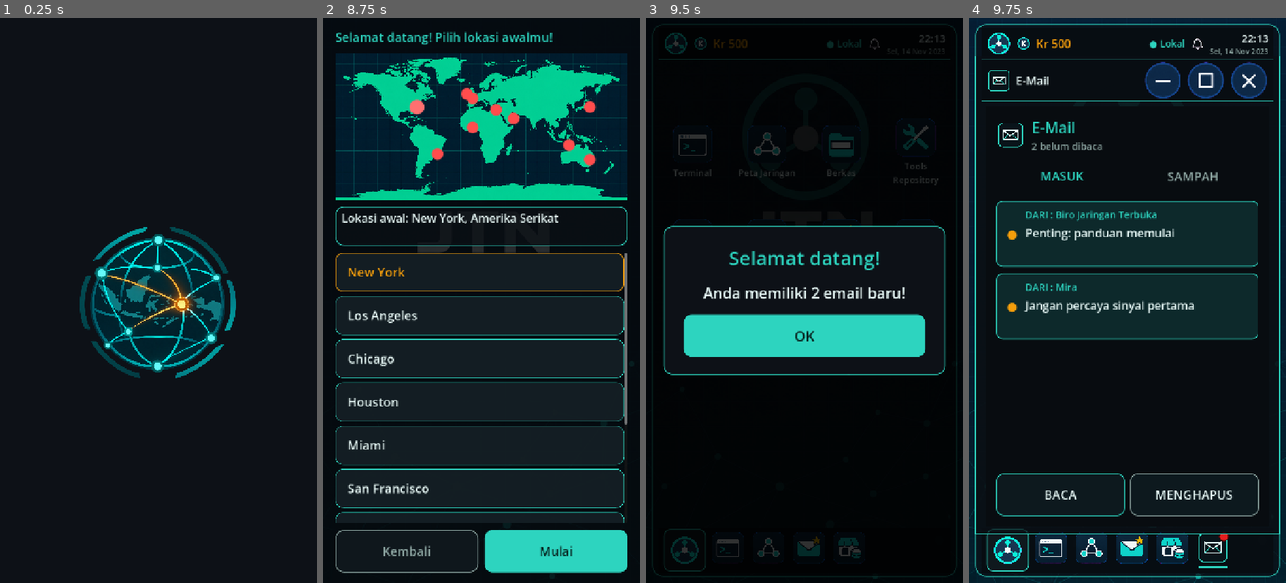
Above: before the commit, frames 1-4 (left to right).
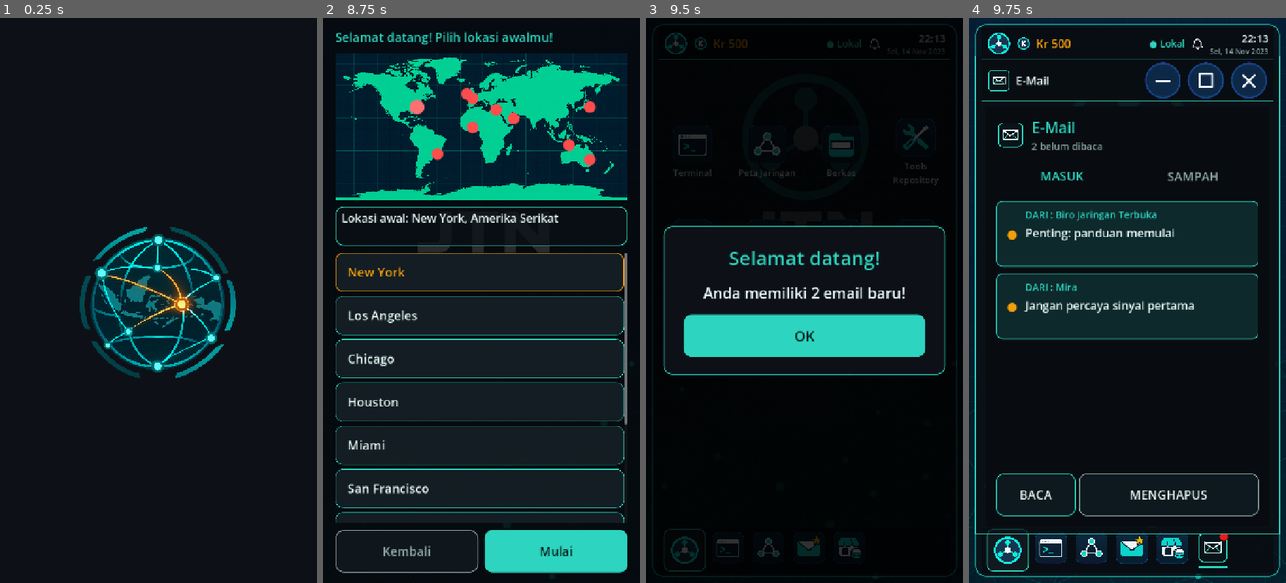
Above: after the commit, the same moments.

Repository: hadydaw/game-baru
Game: Godot game, scene res://scenes/main.tscn
Same seed, same stepped clock (60 frames per second), same inputs: the game is played once before the commit and once after it.
Inputs (mouse positions are in pixels of both pictures, inside the frame that each line leads up to):
- Up to frame 1 (0.25 s): no input
- Up to frame 2 (8.75 s): tap Enter at 0.5 s; move the mouse to (551, 272) at 0.52 s; click (551, 272) at 0.67 s; tap Space at 1.25 s; drag from (418, 328) to (465, 413) at 1.27 s; move the mouse to (513, 176) at 2.02 s; click (513, 176) at 2.17 s; click "> Sesi Baru" at 2.75 s; click "Lewati" at 3.5 s; click "●" at 4.25 s; click "●" at 5 s; click "●" at 5.75 s; click "●" at 6.5 s; click "New York" at 7.25 s; click "New York" at 8 s
- Up to frame 3 (9.5 s): click "Mulai" at 8.75 s
- Up to frame 4 (9.75 s): click "OK" at 9.5 s

Frames 1-3 are identical in both runs. In frame 4, 0.7% of the frame differs, in the area x 16-84%, y 80-89%.

Commit message:
Tutorial Misi 1: materi BELAJAR di email tahap, tombol email satu baris, konfirmasi hapus permanen
Co-Authored-By: Claude Haiku 5.5 <noreply@anthropic.com>
Claude-Session: https://claude.ai/code/session_011EntzauCRjaaLbaamXun78

Diff:
--- a/core/bahasa.gd
+++ b/core/bahasa.gd
@@ -66,7 +66,9 @@
 	"email.sampah": {"id": "SAMPAH", "en": "TRASH"},
 	"email.keluar": {"id": "KELUAR", "en": "BACK"},
 	"email.pulihkan": {"id": "PULIHKAN", "en": "RESTORE"},
-	"email.hapus_permanen": {"id": "HAPUS PERMANEN", "en": "DELETE FOREVER"},
+	"email.hapus_permanen": {"id": "HAPUS", "en": "DELETE"},
+	"email.konfirmasi_hapus_judul": {"id": "Hapus permanen?", "en": "Delete permanently?"},
+	"email.konfirmasi_hapus_isi": {"id": "Pesan ini akan dihapus permanen dan tidak bisa dipulihkan lagi.", "en": "This message will be deleted permanently and cannot be restored."},
 	"email.kosong": {"id": "Kotak masuk kosong.", "en": "Inbox is empty."},
 	"email.sampah_kosong": {"id": "Sampah kosong.", "en": "Trash is empty."},
 	"email.dari": {"id": "DARI", "en": "FROM"},
--- a/core/email.gd
+++ b/core/email.gd
@@ -14,7 +14,7 @@
 	var hasil: Array = []
 	for i in range(s.pesan_misi.size()):
 		var p: Dictionary = s.pesan_misi[i]
-		hasil.append({"id": "misi:%d" % i, "dari": String(p.get("dari", "")), "judul": String(p.get("subjek", "")), "isi": String(p.get("isi", "")), "mentah": true})
+		hasil.append({"id": "misi:%d" % i, "dari": String(p.get("dari", "")), "judul": String(p.get("subjek", "")), "isi": String(p.get("isi", "")), "mentah": true, "misi": String(p.get("misi", "")), "tahap": int(p.get("tahap", 0))})
 	return hasil
 
 static func cari(id: String, s: ShellSession = null) -> Dictionary:
--- a/core/misi/misi.gd
+++ b/core/misi/misi.gd
@@ -146,8 +146,8 @@
 		return
 	var t: Dictionary = daftar[n - 1]
 	# Email hanya pengantar langkah. Penjelasan lengkap ada di aplikasi Misi, langkah demi langkah.
-	var isi := String(t["pesan"]) + _rincian_tahap(m, n) + "\n\n" + Bahasa.dua("Buka aplikasi Misi lalu tekan BELAJAR untuk materi dan panduan langkah ini.", "Open the Missions app and press LEARN for the material and guide to this step.")
-	_kirim(s, String(m["id"]), String(m["pengirim"]), {"subjek": String(t["judul"]), "isi": isi})
+	var isi := String(t["pesan"]) + _rincian_tahap(m, n) + "\n\n" + Bahasa.dua("Tekan BELAJAR di bawah untuk materi dan panduan langkah ini.", "Press LEARN below for the material and guide to this step.")
+	_kirim(s, String(m["id"]), String(m["pengirim"]), {"subjek": String(t["judul"]), "isi": isi, "tahap": n})
 
 static func _tahap_selesai(s: ShellSession, m: Dictionary, n: int) -> bool:
 	var ada := false
@@ -213,6 +213,7 @@
 		"subjek": ganti_ip(s, String(pesan.get("subjek", ""))),
 		"isi": ganti_ip(s, String(pesan.get("isi", ""))),
 		"dilaporkan": false,
+		"tahap": int(pesan.get("tahap", 0)),
 	})
 
 # Kategori misi untuk tampilan Misi Tersedia. Urutan di sini adalah urutan tampil di layar.
--- a/tests/test_pengetahuan_tahap.gd
+++ b/tests/test_pengetahuan_tahap.gd
@@ -32,7 +32,7 @@
 	for p in s.pesan_misi:
 		if Bahasa.pilih(String(p["subjek"])).contains("Tahap 1"):
 			email_tahap_1 = Bahasa.pilih(String(p["isi"]))
-	assert_true(email_tahap_1.contains("Buka aplikasi Misi"), "email langkah mengarahkan ke Misi")
+	assert_true(email_tahap_1.contains("BELAJAR"), "email langkah mengarahkan ke tombol BELAJAR")
 	assert_false(email_tahap_1.contains("Pengetahuan:"), "pengetahuan tidak menumpuk di email")
 
 func test_pengetahuan_tampil_di_aplikasi_misi_untuk_langkah_aktif() -> void:
--- a/ui/email_app.gd
+++ b/ui/email_app.gd
@@ -14,6 +14,10 @@
 var _tab := "masuk"
 var _pilih := ""
 var _pembaca := false
+var _belajar := false          # pembaca menampilkan materi pembelajaran tahap email misi
+var _tahap_belajar := 1
+var _konfirmasi: KonfirmasiPanel
+var _aksi_tertunda := Callable()   # hapus permanen yang menunggu konfirmasi
 var _tab_masuk: Button
 var _tab_sampah: Button
 var _lbl_jumlah: Label
@@ -90,7 +94,7 @@
 	kolom.add_child(_area_pembaca)
 
 	_bawah = HBoxContainer.new()
-	_bawah.add_theme_constant_override("separation", 12)
+	_bawah.add_theme_constant_override("separation", 8)
 	kolom.add_child(_bawah)
 
 	_segarkan()
@@ -105,6 +109,7 @@
 	for c in _area_pembaca.get_children():
 		c.queue_free()
 	for c in _bawah.get_children():
+		_bawah.remove_child(c)
 		c.queue_free()
 	_gulir_daftar.visible = not _pembaca
 	_area_pembaca.visible = _pembaca
@@ -112,6 +117,54 @@
 		_bangun_pembaca()
 	else:
 		_bangun_daftar()
+	_sesuaikan_bawah()
+
+# Semua tombol bawah tetap dalam satu baris. Ukuran font dikecilkan bertahap sampai semua tulisan
+# muat, dan lebar tiap tombol mengikuti lebar tulisannya. Lebar dihitung dari layar aplikasi ini.
+func _sesuaikan_bawah() -> void:
+	var tombol: Array = []
+	for c in _bawah.get_children():
+		if c is Button:
+			tombol.append(c)
+	if tombol.is_empty():
+		return
+	var lebar_layar := size.x if size.x > 0.0 else get_viewport_rect().size.x
+	var lebar := lebar_layar - 2.0 * 24.0  # margin area email di kiri dan kanan
+	var celah := 6.0 * float(tombol.size() - 1)
+	for b in tombol:
+		_rapatkan_margin(b as Button)
+	var font := 28
+	while font > 14 and _lebar_bawah(tombol, font) + celah > lebar:
+		font -= 1
+	for b in tombol:
+		var btn := b as Button
+		btn.add_theme_font_size_override("font_size", font)
+		btn.size_flags_horizontal = Control.SIZE_EXPAND_FILL
+		btn.size_flags_stretch_ratio = _lebar_teks(btn, font)
+		btn.custom_minimum_size = Vector2(0, 96)
+
+# Margin kiri-kanan gaya tombol dipersempit agar tulisan panjang tetap muat dalam satu baris.
+func _rapatkan_margin(btn: Button) -> void:
+	for nama in ["normal", "hover", "pressed", "focus", "disabled"]:
+		var sb := btn.get_theme_stylebox(nama)
+		if sb is StyleBoxFlat:
+			var salinan := (sb as StyleBoxFlat).duplicate() as StyleBoxFlat
+			salinan.content_margin_left = 4.0
+			salinan.content_margin_right = 4.0
+			btn.add_theme_stylebox_override(nama, salinan)
+
+func _lebar_bawah(tombol: Array, font: int) -> float:
+	var total := 0.0
+	for b in tombol:
+		total += _lebar_teks(b as Button, font)
+	return total
+
+# Lebar yang dibutuhkan satu tombol: tulisan ditambah margin kiri-kanan gaya tombol.
+func _lebar_teks(btn: Button, font: int) -> float:
+	var fnt := btn.get_theme_font("font")
+	var tulisan := fnt.get_string_size(btn.text, HORIZONTAL_ALIGNMENT_LEFT, -1, font).x
+	var gaya := btn.get_theme_stylebox("normal")
+	return tulisan + gaya.get_margin(SIDE_LEFT) + gaya.get_margin(SIDE_RIGHT) + 2.0
 
 # Jumlah pesan belum dibaca. Dihitung ulang juga saat bahasa berganti.
 func _tulis_jumlah() -> void:
@@ -122,6 +175,7 @@
 	_tab = tab
 	_pilih = ""
 	_pembaca = false
+	_belajar = false
 	_segarkan()
 
 func _bangun_daftar() -> void:
@@ -211,6 +265,7 @@
 
 func _pilih_pesan(id: String) -> void:
 	_pilih = id
+	_belajar = false
 	_segarkan()
 
 func _aksi_baca() -> void:
@@ -227,11 +282,15 @@
 		return
 	if _tab == "masuk":
 		Email.pindah_ke_sampah(_sesi, _pilih)
-	else:
+		_pilih = ""
+		_simpan()
+		_segarkan()
+		return
+	_minta_hapus_permanen(func():
 		Email.hapus_permanen(_sesi, _pilih)
-	_pilih = ""
-	_simpan()
-	_segarkan()
+		_pilih = ""
+		_simpan()
+		_segarkan())
 
 # Pembaca: kartu header dengan pengirim dan judul, isi pesan dalam area gulir, lalu tombol aksi.
 func _bangun_pembaca() -> void:
@@ -239,6 +298,9 @@
 	if p.is_empty():
 		_pembaca = false
 		_segarkan()
+		return
+	if _belajar:
+		_bangun_belajar(p)
 		return
 	var kartu := PanelContainer.new()
 	kartu.add_theme_stylebox_override("panel", Tema.kotak(LATAR_KARTU, Tema.TEAL, 2, 16))
@@ -279,6 +341,15 @@
 		_pembaca = false
 		_segarkan())
 	_bawah.add_child(keluar)
+	# Email tahap misi membawa tombol BELAJAR: materi tahap itu dibuka di sini, tanpa berpindah aplikasi.
+	var tahap := int(p.get("tahap", 0))
+	if tahap > 0 and not Misi.pembelajaran(String(p.get("misi", ""))).is_empty():
+		var belajar := _tombol_aksi("misi.tombol_belajar", Tema.TEAL)
+		belajar.pressed.connect(func():
+			_belajar = true
+			_tahap_belajar = tahap
+			_segarkan())
+		_bawah.add_child(belajar)
 	if _tab == "sampah":
 		var pulih := _tombol_aksi("email.pulihkan", Tema.TEAL)
 		pulih.pressed.connect(func():
@@ -290,11 +361,12 @@
 		_bawah.add_child(pulih)
 		var permanen := _tombol_aksi("email.hapus_permanen", Tema.AMBER)
 		permanen.pressed.connect(func():
-			Email.hapus_permanen(_sesi, _pilih)
-			_pembaca = false
-			_pilih = ""
-			_simpan()
-			_segarkan())
+			_minta_hapus_permanen(func():
+				Email.hapus_permanen(_sesi, _pilih)
+				_pembaca = false
+				_pilih = ""
+				_simpan()
+				_segarkan()))
 		_bawah.add_child(permanen)
 	else:
 		var hapus := _tombol_aksi("email.hapus", Tema.AMBER)
@@ -305,6 +377,102 @@
 			_simpan()
 			_segarkan())
 		_bawah.add_child(hapus)
+
+# Hapus permanen selalu lewat konfirmasi, karena pesan tidak bisa dipulihkan lagi.
+func _minta_hapus_permanen(aksi: Callable) -> void:
+	if not is_instance_valid(_konfirmasi):
+		_konfirmasi = KonfirmasiPanel.new()
+		_konfirmasi.diterima.connect(_jalankan_tertunda)
+		_konfirmasi.dibatalkan.connect(_batal_tertunda)
+		add_child(_konfirmasi)
+	_aksi_tertunda = aksi
+	_konfirmasi.tampil(Bahasa.t("email.konfirmasi_hapus_judul"), Bahasa.t("email.konfirmasi_hapus_isi"), Bahasa.t("email.hapus_permanen"), Bahasa.t("umum.batal"))
+
+func _jalankan_tertunda() -> void:
+	_konfirmasi.sembunyikan()
+	var aksi := _aksi_tertunda
+	_aksi_tertunda = Callable()
+	if aksi.is_valid():
+		aksi.call()
+
+func _batal_tertunda() -> void:
+	_konfirmasi.sembunyikan()
+	_aksi_tertunda = Callable()
+
+# Materi pembelajaran satu tahap: judul, enam bagian, dan tombol KEMBALI serta pindah tahap.
+func _bangun_belajar(p: Dictionary) -> void:
+	var id := String(p.get("misi", ""))
+	var jumlah := Misi.pembelajaran(id).size()
+	var n := clampi(_tahap_belajar, 1, maxi(jumlah, 1))
+	var materi: Dictionary = Misi.materi_tahap(id, n)
+	var kartu := PanelContainer.new()
+	kartu.add_theme_stylebox_override("panel", Tema.kotak(LATAR_KARTU, Tema.AMBER, 2, 16))
+	_area_pembaca.add_child(kartu)
+	var pad := MarginContainer.new()
+	Tema.margin_seragam(pad, 22)
+	kartu.add_child(pad)
+	var kepala := VBoxContainer.new()
+	kepala.add_theme_constant_override("separation", 8)
+	pad.add_child(kepala)
+	var l_pembelajaran := Tema.label("", Tema.AMBER, 30)
+	Bahasa.isi(l_pembelajaran, "misi.pembelajaran")
+	kepala.add_child(l_pembelajaran)
+	var l_tahap := Tema.label("", Tema.TEKS_REDUP, 22)
+	l_tahap.text = Bahasa.t("misi.materi_tahap") % [n, jumlah]
+	Bahasa.daftar_penyegar(l_tahap, func():
+		if is_instance_valid(l_tahap):
+			l_tahap.text = Bahasa.t("misi.materi_tahap") % [n, jumlah])
+	kepala.add_child(l_tahap)
+	kepala.add_child(_label_dwibahasa(String(materi.get("judul", "")), Tema.TEAL, 28))
+
+	var gulir := ScrollContainer.new()
+	gulir.size_flags_vertical = Control.SIZE_EXPAND_FILL
+	gulir.horizontal_scroll_mode = ScrollContainer.SCROLL_MODE_DISABLED
+	_area_pembaca.add_child(gulir)
+	var isi := VBoxContainer.new()
+	isi.size_flags_horizontal = Control.SIZE_EXPAND_FILL
+	isi.add_theme_constant_override("separation", 12)
+	gulir.add_child(isi)
+	var bagian := [
+		["misi.materi_konsep", "konsep"],
+		["misi.materi_cara", "cara_kerja"],
+		["misi.materi_contoh", "contoh"],
+		["misi.materi_hubungan", "hubungan"],
+		["misi.materi_ringkasan", "ringkasan"],
+	]
+	for b in bagian:
+		var h := Tema.label("", Tema.AMBER, 24)
+		Bahasa.isi(h, String(b[0]))
+		isi.add_child(h)
+		isi.add_child(_label_dwibahasa(String(materi.get(String(b[1]), "")), TEKS_ISI, 24))
+
+	var kembali := _tombol_aksi("misi.tombol_kembali", Tema.TEKS_REDUP)
+	kembali.pressed.connect(func():
+		_belajar = false
+		_segarkan())
+	_bawah.add_child(kembali)
+	if n > 1:
+		var sebelum := _tombol_aksi("misi.tombol_sebelumnya", Tema.TEAL)
+		sebelum.pressed.connect(func():
+			_tahap_belajar = n - 1
+			_segarkan())
+		_bawah.add_child(sebelum)
+	if n < jumlah:
+		var sesudah := _tombol_aksi("misi.tombol_berikutnya", Tema.TEAL)
+		sesudah.pressed.connect(func():
+			_tahap_belajar = n + 1
+			_segarkan())
+		_bawah.add_child(sesudah)
+
+# Teks dua-bahasa dari data misi; ikut berganti saat bahasa diganti.
+func _label_dwibahasa(teks: String, warna: Color, ukuran: int) -> Label:
+	var l := Tema.label(teks, warna, ukuran)
+	l.autowrap_mode = TextServer.AUTOWRAP_WORD_SMART
+	l.size_flags_horizontal = Control.SIZE_EXPAND_FILL
+	Bahasa.daftar_penyegar(l, func():
+		if is_instance_valid(l):
+			l.text = Bahasa.pilih(teks))
+	return l
 
 func _hint(kunci: String) -> void:
 	var l := Tema.label("", Tema.AMBER, 24)
--- a/ui/pusat_misi.gd
+++ b/ui/pusat_misi.gd
@@ -16,8 +16,6 @@
 var _tampil_daftar := ""         # kunci kategori yang daftarnya tampil; "" = kisi kategori
 var _misi_terpilih := ""         # id misi yang sedang disorot di daftar
 var _rincian := false            # panel Deskripsi menampilkan detail lengkap
-var _belajar := false            # panel Deskripsi menampilkan materi pembelajaran, bukan tugas
-var _tahap_belajar := -1         # nomor tahap (dari 0) yang materinya dibuka; -1 = tahap aktif
 var _judul: Label
 var _kisi_wrap: VBoxContainer
 var _grid: GridContainer
@@ -112,8 +110,6 @@
 	if _tampil_daftar == "":
 		_misi_terpilih = ""
 		_rincian = false
-		_belajar = false
-		_tahap_belajar = -1
 	_judul.text = Bahasa.t("misi.judul_tersedia") if _tampil_daftar == "" else Bahasa.t(_judul_kategori(_tampil_daftar))
 	_kisi_wrap.visible = _tampil_daftar == ""
 	_daftar_wrap.visible = _tampil_daftar != ""
@@ -263,44 +259,7 @@
 	if _misi_terpilih == "":
 		_isi_deskripsi.add_child(_teks(Bahasa.t("misi.tidak_aktif"), Tema.TEKS_REDUP, 22))
 		return
-	var terpilih := _cari_misi(_misi_terpilih)
-	if _belajar and terpilih.has("tahap"):
-		_isi_panel_belajar(terpilih)
-		return
-	_isi_panel_deskripsi(terpilih)
-
-# Panel Pembelajaran: materi satu tahap, dipisah dari daftar tugas. Hanya berisi penjelasan.
-func _isi_panel_belajar(m: Dictionary) -> void:
-	_isi_deskripsi.add_child(_teks(Bahasa.t("misi.pembelajaran"), Tema.AMBER, 34, HORIZONTAL_ALIGNMENT_CENTER))
-	var jumlah := Misi.pembelajaran(String(m["id"])).size()
-	if jumlah == 0:
-		_isi_deskripsi.add_child(_teks(Bahasa.t("misi.materi_kosong"), Tema.TEKS_REDUP, 22))
-		return
-	var idx := _indeks_belajar(m)
-	var materi := Misi.materi_tahap(String(m["id"]), idx + 1)
-	_isi_deskripsi.add_child(_teks(Bahasa.t("misi.materi_tahap") % [idx + 1, jumlah], Tema.TEKS_REDUP, 22, HORIZONTAL_ALIGNMENT_CENTER))
-	_isi_deskripsi.add_child(_teks(String(materi.get("judul", "")), Tema.TEAL, 30))
-	var bagian := [
-		["misi.materi_konsep", "konsep"],
-		["misi.materi_cara", "cara_kerja"],
-		["misi.materi_contoh", "contoh"],
-		["misi.materi_hubungan", "hubungan"],
-		["misi.materi_ringkasan", "ringkasan"],
-	]
-	for b in bagian:
-		_isi_deskripsi.add_child(_teks(Bahasa.t(String(b[0])), Tema.AMBER, 24))
-		_isi_deskripsi.add_child(_teks(String(materi.get(String(b[1]), "")), Tema.TEKS, 22))
-
-# Nomor tahap (dari 0) yang materinya sedang dibuka. Bila belum dipilih, tahap yang sedang dikerjakan.
-func _indeks_belajar(m: Dictionary) -> int:
-	var jumlah := Misi.pembelajaran(String(m["id"])).size()
-	if _tahap_belajar >= 0:
-		return clampi(_tahap_belajar, 0, max(jumlah - 1, 0))
-	var progres := Misi.tahap_progres(_sesi, m)
-	for i in range(progres.size()):
-		if not bool(progres[i]["selesai"]):
-			return i
-	return max(progres.size() - 1, 0)
+	_isi_panel_deskripsi(_cari_misi(_misi_terpilih))
 
 # Isi panel Deskripsi. Mode ringkas: Tujuan, Pembayaran, Persyaratan. Mode RINCIAN: detail lengkap.
 func _isi_panel_deskripsi(m: Dictionary) -> void:
@@ -364,8 +323,6 @@
 func _pilih_misi(id: String) -> void:
 	_misi_terpilih = id
 	_rincian = false
-	_belajar = false
-	_tahap_belajar = -1
 	_segarkan_semua()
 
 # Tombol bawah per tampilan.
@@ -373,10 +330,6 @@
 	for c in _bawah.get_children():
 		c.queue_free()
 	if _tampil_daftar != "":
-		var m := _cari_misi(_misi_terpilih)
-		if _belajar and m.has("tahap"):
-			_bangun_tombol_belajar(m)
-			return
 		var keluar := _tombol_bawah(Bahasa.t("misi.tombol_keluar"), Tema.TEKS_REDUP, true)
 		keluar.pressed.connect(func():
 			_tampil_daftar = ""
@@ -385,7 +338,7 @@
 			_segarkan_semua())
 		_bawah.add_child(keluar)
 		var ada := _misi_terpilih != ""
-		var bisa_terima := ada and Misi.tersedia(_sesi, m)
+		var bisa_terima := ada and Misi.tersedia(_sesi, _cari_misi(_misi_terpilih))
 		var terima := _tombol_bawah(Bahasa.t("misi.tombol_terima"), Tema.TEAL, bisa_terima)
 		terima.pressed.connect(_terima_misi)
 		_bawah.add_child(terima)
@@ -394,16 +347,6 @@
 			_rincian = not _rincian
 			_segarkan_semua())
 		_bawah.add_child(rincian)
-		# Materi tutorial terbuka setelah misi diterima.
-		if m.has("tahap"):
-			var sudah_terima := ada and (String(_sesi.misi.get(_misi_terpilih, "")) == "aktif" or String(_sesi.misi.get(_misi_terpilih, "")) == "selesai")
-			var belajar := _tombol_bawah(Bahasa.t("misi.tombol_belajar"), Tema.TEAL, sudah_terima and not Misi.pembelajaran(_misi_terpilih).is_empty(), 24)
-			belajar.pressed.connect(func():
-				_belajar = true
-				_rincian = false
-				_tahap_belajar = -1
-				_segarkan_semua())
-			_bawah.add_child(belajar)
 		return
 	var keluar_kisi := _tombol_bawah(Bahasa.t("misi.tombol_keluar"), Tema.TEKS_REDUP, true)
 	keluar_kisi.pressed.connect(func():
@@ -428,35 +371,14 @@
 	_segarkan_semua()
 	_hint.text = Bahasa.t("misi.diterima")
 
-# Tombol bawah saat materi pembelajaran dibuka: kembali ke tugas, dan pindah antar tahap.
-func _bangun_tombol_belajar(m: Dictionary) -> void:
-	var jumlah := Misi.pembelajaran(String(m["id"])).size()
-	var idx := _indeks_belajar(m)
-	var kembali := _tombol_bawah(Bahasa.t("misi.tombol_kembali"), Tema.TEKS_REDUP, true)
-	kembali.pressed.connect(func():
-		_belajar = false
-		_tahap_belajar = -1
-		_segarkan_semua())
-	_bawah.add_child(kembali)
-	var sebelum := _tombol_bawah(Bahasa.t("misi.tombol_sebelumnya"), Tema.TEAL, idx > 0, 24)
-	sebelum.pressed.connect(func():
-		_tahap_belajar = idx - 1
-		_segarkan_semua())
-	_bawah.add_child(sebelum)
-	var sesudah := _tombol_bawah(Bahasa.t("misi.tombol_berikutnya"), Tema.TEAL, idx < jumlah - 1, 24)
-	sesudah.pressed.connect(func():
-		_tahap_belajar = idx + 1
-		_segarkan_semua())
-	_bawah.add_child(sesudah)
-
-func _tombol_bawah(teks: String, warna_batas: Color, aktif: bool, ukuran: int = 30) -> Button:
+func _tombol_bawah(teks: String, warna_batas: Color, aktif: bool) -> Button:
 	var b := Button.new()
 	b.text = Bahasa.pilih(teks)
 	b.focus_mode = Control.FOCUS_NONE
 	b.disabled = not aktif
 	b.custom_minimum_size = Vector2(0, 96)
 	b.size_flags_horizontal = Control.SIZE_EXPAND_FILL
-	b.add_theme_font_size_override("font_size", ukuran)
+	b.add_theme_font_size_override("font_size", 30)
 	b.add_theme_color_override("font_color", Tema.TEKS)
 	b.add_theme_color_override("font_disabled_color", Color(0.4, 0.45, 0.45))
 	b.add_theme_stylebox_override("normal", Tema.kotak(Color(0.05, 0.1, 0.12), warna_batas, 2, 16))
